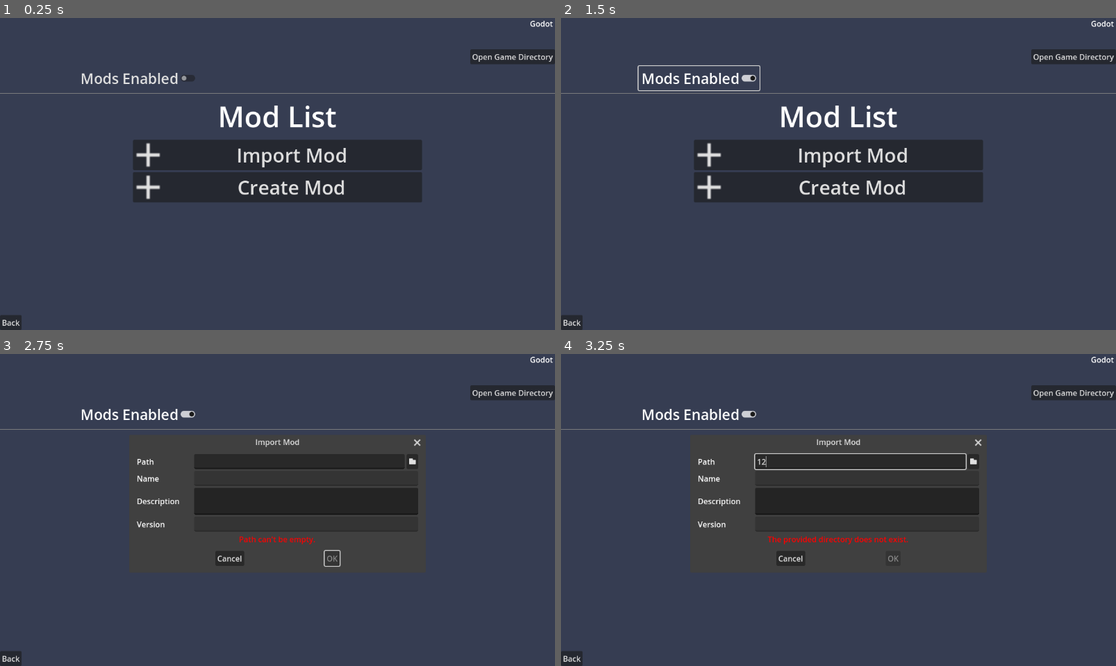
Above: before the commit, frames 1-4 (two rows, left to right).
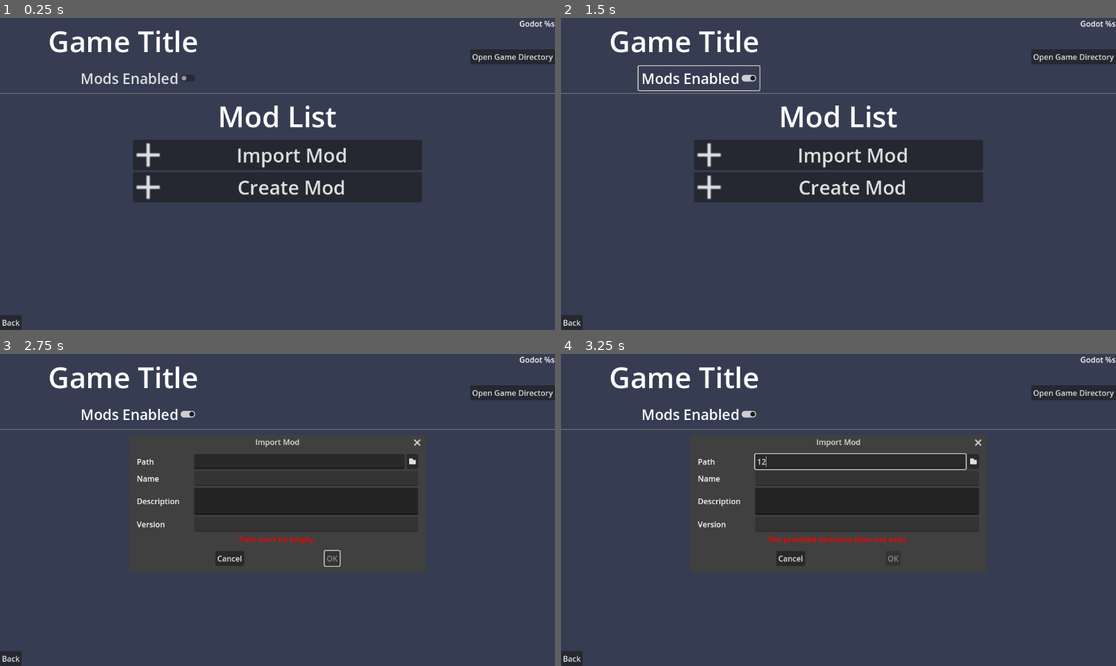
Above: after the commit, the same moments.

Repository: KoBeWi/Godot-Universal-Mod-Manager
Game: Godot game, scene res://Scenes/Game.tscn
Two runs of this game, one before a commit and one after it. Both use one fixed random seed, a clock stepped at 60 frames per second and the inputs below. This scene is started directly instead of the project's main scene.
Inputs (mouse positions are in pixels of both pictures, inside the frame that each line leads up to):
- Up to frame 1 (0.25 s): no input
- Up to frame 2 (1.5 s): click "Open Game Directory" at 0.5 s; click "Mods Enabled" at 1.25 s
- Up to frame 3 (2.75 s): click "Import Mod" at 2 s
- Up to frame 4 (3.25 s): click (860, 460) at 2.77 s; type "12" at 2.85 s

The runs differ from the first frame. In frame 1, 0.8% of the frame differs, in the area x 8-100%, y 0-12%; in frame 2, 0.8%; in frame 3, 0.8%; in frame 4, 0.8%.
Error in both runs: Trying to assign value of type 'Nil' to a variable of type 'String'. (res://Data/GameDescriptor.gd:15)

Commit message:
Mod management is working

Diff:
--- a/Data/Registry.gd
+++ b/Data/Registry.gd
@@ -21,6 +21,12 @@
 	games.append(game)
 	save_game_entry_list()
 	return game
+
+func add_new_mod_entry(game: GameData, load_path: String) -> GameData.ModData:
+	var mod := GameData.ModData.new({load_path = load_path, active = true})
+	game.installed_mods.append(mod)
+	save_game_entry_list()
+	return mod
 
 class GameData:
 	class ModData:
--- a/Nodes/GameEntry.gd
+++ b/Nodes/GameEntry.gd
@@ -2,13 +2,22 @@
 
 @onready var button: Button = $Button
 
+var metadata: Registry.GameData
 var entry: GameDescriptor
 
-func set_game(entry_path: String):
+func set_game(meta: Registry.GameData):
+	metadata = meta
+
 	entry = GameDescriptor.new()
-	entry.load_data(entry_path)
+	entry.load_data(metadata.entry_path)
 
 	%Title.text = entry.title
 
-	var image := Image.load_from_file(entry_path.path_join("icon.png"))
+	var image := Image.load_from_file(metadata.entry_path.path_join("icon.png"))
 	%Icon.texture = ImageTexture.create_from_image(image)
+
+	%Installed.text %= metadata.installed_mods.size()
+	if metadata.mods_enabled:
+		%Active.text %= metadata.installed_mods.filter(func(mod): return mod.active).size()
+	else:
+		%Active.text %= 0
--- a/Nodes/GameEntry.tscn
+++ b/Nodes/GameEntry.tscn
@@ -35,13 +35,15 @@
 layout_mode = 2
 alignment = 1
 
-[node name="Label4" type="Label" parent="HBoxContainer/VBoxContainer/HBoxContainer"]
+[node name="Installed" type="Label" parent="HBoxContainer/VBoxContainer/HBoxContainer"]
+unique_name_in_owner = true
 layout_mode = 2
 size_flags_horizontal = 3
 text = "%d mods installed"
 horizontal_alignment = 1
 
-[node name="Label5" type="Label" parent="HBoxContainer/VBoxContainer/HBoxContainer"]
+[node name="Active" type="Label" parent="HBoxContainer/VBoxContainer/HBoxContainer"]
+unique_name_in_owner = true
 layout_mode = 2
 size_flags_horizontal = 3
 text = "%d mods active"
--- /dev/null
+++ b/Nodes/ModEntry.gd
@@ -0,0 +1,29 @@
+extends PanelContainer
+
+var entry: ModDescriptor
+var metadata: Registry.GameData.ModData
+
+func set_mod(meta: Registry.GameData.ModData):
+	metadata = meta
+
+	entry = ModDescriptor.new()
+	entry.load_data(metadata.load_path.path_join("mod.cfg"))
+
+	%Name.text = entry.name
+	%Description.text = entry.description
+	%Version.text = "v.%s" % entry.version
+	%Active.set_pressed_no_signal(metadata.active)
+
+	%OpenFolder.pressed.connect(OS.shell_open.bind(metadata.load_path))
+
+	if FileAccess.file_exists(metadata.load_path.path_join("icon.png")):
+		var image := Image.load_from_file(metadata.load_path.path_join("icon.png"))
+		if image:
+			%Icon.texture = ImageTexture.create_from_image(image)
+
+	if not %Icon.texture:
+		%Icon.texture = preload("res://Textures/MissingIcon.png")
+
+func toggle_active(button_pressed: bool) -> void:
+	metadata.active = button_pressed
+	owner.apply_mods()
--- a/Nodes/ModEntry.tscn
+++ b/Nodes/ModEntry.tscn
@@ -1,8 +1,11 @@
-[gd_scene format=3 uid="uid://btmccox413xng"]
+[gd_scene load_steps=2 format=3 uid="uid://btmccox413xng"]
+
+[ext_resource type="Script" path="res://Nodes/ModEntry.gd" id="1_nu3s4"]
 
 [node name="ModEntry" type="PanelContainer"]
 offset_right = 330.0
 offset_bottom = 96.0
+script = ExtResource("1_nu3s4")
 
 [node name="VBoxContainer" type="VBoxContainer" parent="."]
 layout_mode = 2
@@ -28,25 +31,38 @@
 [node name="HBoxContainer" type="HBoxContainer" parent="VBoxContainer/HBoxContainer/VBoxContainer"]
 layout_mode = 2
 
-[node name="Label" type="Label" parent="VBoxContainer/HBoxContainer/VBoxContainer/HBoxContainer"]
+[node name="Name" type="Label" parent="VBoxContainer/HBoxContainer/VBoxContainer/HBoxContainer"]
+unique_name_in_owner = true
 layout_mode = 2
 size_flags_horizontal = 3
 theme_override_font_sizes/font_size = 30
 text = "Mod Name"
 text_overrun_behavior = 1
 
+[node name="Version" type="Label" parent="VBoxContainer/HBoxContainer/VBoxContainer/HBoxContainer"]
+unique_name_in_owner = true
+layout_mode = 2
+size_flags_horizontal = 8
+size_flags_vertical = 8
+horizontal_alignment = 2
+
 [node name="VSeparator" type="VSeparator" parent="VBoxContainer/HBoxContainer/VBoxContainer/HBoxContainer"]
 layout_mode = 2
 
-[node name="CheckButton" type="CheckButton" parent="VBoxContainer/HBoxContainer/VBoxContainer/HBoxContainer"]
+[node name="Active" type="CheckButton" parent="VBoxContainer/HBoxContainer/VBoxContainer/HBoxContainer"]
+unique_name_in_owner = true
 layout_mode = 2
-text = "Enabled"
+text = "Active"
 
-[node name="Button" type="Button" parent="VBoxContainer/HBoxContainer/VBoxContainer/HBoxContainer"]
+[node name="OpenFolder" type="Button" parent="VBoxContainer/HBoxContainer/VBoxContainer/HBoxContainer"]
+unique_name_in_owner = true
 layout_mode = 2
 text = "Open Folder"
 
-[node name="Label2" type="Label" parent="VBoxContainer/HBoxContainer/VBoxContainer"]
+[node name="Description" type="Label" parent="VBoxContainer/HBoxContainer/VBoxContainer"]
+unique_name_in_owner = true
 layout_mode = 2
 size_flags_vertical = 3
 text = "Description"
+
+[connection signal="toggled" from="VBoxContainer/HBoxContainer/VBoxContainer/HBoxContainer/Active" to="." method="toggle_active"]
--- a/Scenes/Game.gd
+++ b/Scenes/Game.gd
@@ -4,17 +4,20 @@
 var game_metadata: Registry.GameData
 
 func _ready() -> void:
-	game_data = preload("res://Data/GameDescriptor.gd").new()
+	game_data = GameDescriptor.new()
 	game_data.load_data(get_tree().get_meta(&"current_game", ""))
 	for meta in Registry.games:
 		if meta.entry_path == game_data.file_path:
 			game_metadata = meta
 			break
 
+	for mod in game_metadata.installed_mods:
+		add_mod_entry(mod)
+
 	%GameTitle.text = game_data.title
 	%GameIcon.texture = ImageTexture.create_from_image(Image.load_from_file(game_data.file_path.path_join("icon.png")))
 	%GodotVersion.text %= game_data.godot_version
-	%ModsEnabled.set_pressed_no_signal(FileAccess.file_exists(game_metadata.game_path.path_join("GUMM_mod_loader.tscn")))
+	%ModsEnabled.set_pressed_no_signal(game_metadata.mods_enabled)
 
 func import_mod() -> void:
 	import_mod_update()
@@ -37,7 +40,7 @@
 		set_import_error("No \"mod.cfg\" found at the given location.")
 		return
 
-	var mod_data := preload("res://Data/ModDescriptor.gd").new()
+	var mod_data := GameDescriptor.new()
 	mod_data.load_data(%ImportModPath.text.path_join("mod.cfg"))
 
 	if mod_data.game != game_data.title:
@@ -55,7 +58,14 @@
 	$ImportModDialog.get_ok_button().disabled = not error.is_empty()
 
 func import_mod_confirmed() -> void:
-	pass # Replace with function body.
+	var entry := Registry.add_new_mod_entry(game_metadata, %ImportModPath.text)
+	add_mod_entry(entry)
+
+func add_mod_entry(mod: Registry.GameData.ModData):
+	var entry = preload("res://Nodes/ModEntry.tscn").instantiate()
+	%ModList.add_child(entry)
+	entry.owner = self
+	entry.set_mod(mod)
 
 func create_mod() -> void:
 	%NewModPath.clear()
@@ -88,7 +98,7 @@
 	$NewModDialog.get_ok_button().disabled = not error.is_empty()
 
 func create_mod_confirmed() -> void:
-	var mod_data := preload("res://Data/ModDescriptor.gd").new()
+	var mod_data := ModDescriptor.new()
 	mod_data.game = game_data.title
 	mod_data.name = %NewModName.text
 	mod_data.description = %NewModDescription.text
@@ -97,27 +107,19 @@
 
 	DirAccess.copy_absolute("res://System/%s/GUMM_mod.gd" % game_data.godot_version, %NewModPath.text.path_join("GUMM_mod.gd"))
 
+	Registry.add_new_mod_entry(game_metadata, %NewModPath.text)
+
 func open_game_directory() -> void:
 	OS.shell_open(game_metadata.game_path)
 
 func toggle_mods(button_pressed: bool) -> void:
-	var override_file: String = game_metadata.game_path.path_join("override.cfg")
-	var config := ConfigFile.new()
+	game_metadata.mods_enabled = button_pressed
 
 	if button_pressed:
-		if FileAccess.file_exists(override_file):
-			config.load(override_file)
-
-		match game_data.godot_version:
-			"3.x":
-				config.set_value("application", "run/main_scene", "res://GUMM_mod_loader.tscn")
-				DirAccess.copy_absolute("res://System/3.x/GUMM_mod_loader.tscn", game_metadata.game_path.path_join("GUMM_mod_loader.tscn"))
-
-		config.set_value("gumm", "main_scene", game_data.main_scene)
-		config.set_value("gumm", "mod_list", ["X:/Godot/Projects/GUMM/Examples/Lumencraft/CrimsonScout"])
-
-		config.save(override_file)
+		apply_mods()
 	else:
+		var override_file := get_override_path()
+		var config := ConfigFile.new()
 		config.load(override_file)
 
 		var deleted: bool
@@ -145,5 +147,24 @@
 
 		DirAccess.remove_absolute(game_metadata.game_path.path_join("GUMM_mod_loader.tscn"))
 
+func apply_mods():
+	var override_file := get_override_path()
+	var config := ConfigFile.new()
+	if FileAccess.file_exists(override_file):
+		config.load(override_file)
+
+	match game_data.godot_version:
+		"3.x":
+			config.set_value("application", "run/main_scene", "res://GUMM_mod_loader.tscn")
+			DirAccess.copy_absolute("res://System/3.x/GUMM_mod_loader.tscn", game_metadata.game_path.path_join("GUMM_mod_loader.tscn"))
+
+	config.set_value("gumm", "main_scene", game_data.main_scene)
+	config.set_value("gumm", "mod_list", game_metadata.installed_mods.filter(func(mod): return mod.active).map(func(mod): return mod.load_path))
+
+	config.save(override_file)
+
+func get_override_path() -> String:
+	return game_metadata.game_path.path_join("override.cfg")
+
 func go_back() -> void:
 	get_tree().change_scene_to_file("res://Scenes/Main.tscn")
--- a/Scenes/Main.gd
+++ b/Scenes/Main.gd
@@ -124,7 +124,7 @@
 func add_game_entry(game: Registry.GameData):
 	var entry = preload("res://Nodes/GameEntry.tscn").instantiate()
 	%GameList.add_child(entry)
-	entry.set_game(game.entry_path)
+	entry.set_game(game)
 	entry.button.pressed.connect(open_game.bind(game.entry_path))
 
 func open_game(path: String):
Binary file added: Textures/MissingIcon.png
Not shown, added: Textures/MissingIcon.png.import
